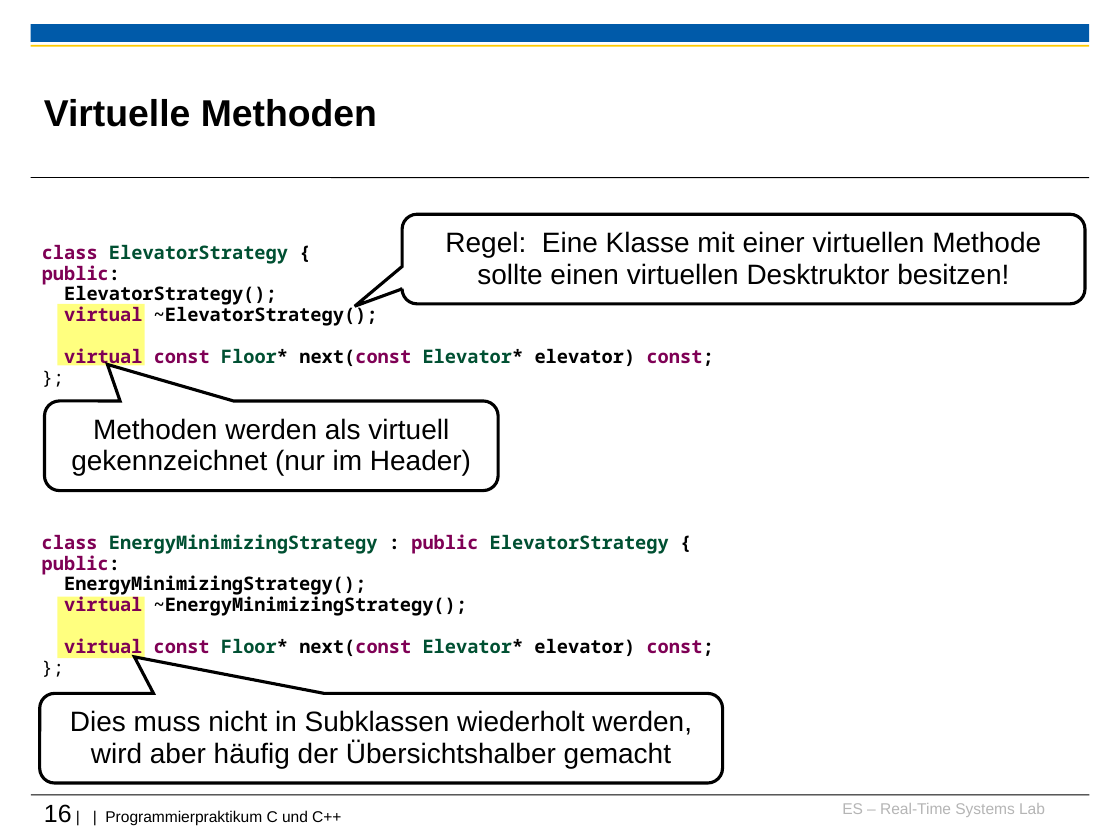
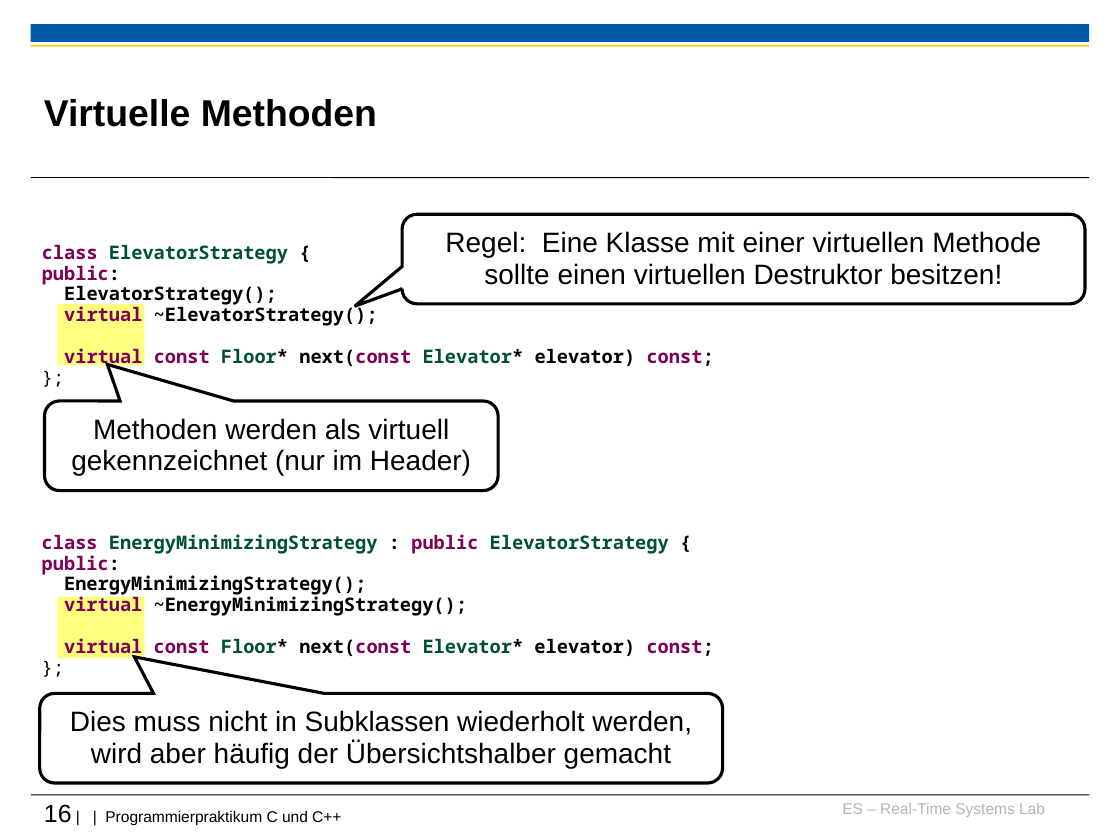
Before and after one commit to h82k/tud-cppp, a slide deck: slide 16 of Vorlesung/3 Vererbung-Polymorphie_F18.ppt. Drawn at 1120x840 pixels with LibreOffice and Linux fonts; fonts in the diff are those of the drawing; background and template pictures are left out. Boxes give left, top, right and bottom in pixels: in the first picture for what was removed or moved away, otherwise in the second. Text is boxed around its words. In the diff, an @@ line names an element or a change of style, - is before the commit and + after.

```diff
--- a/Vorlesung/3 Vererbung-Polymorphie_F18.ppt
+++ b/Vorlesung/3 Vererbung-Polymorphie_F18.ppt
@@ text in rounded speech box at (445,231,1041,285): text changed @@
-Regel: Eine Klasse mit einer virtuellen Methode sollte einen virtuellen Desktruktor besitzen!
+Regel: Eine Klasse mit einer virtuellen Methode sollte einen virtuellen Destruktor besitzen!
```
Also in this commit, not shown: 1 other slide changed, 3 other files.
